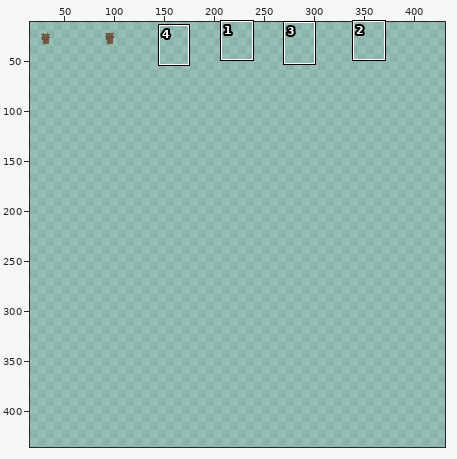
One commit to this pixel-art file: Sprites/Player/Equipment/steel_armor.aseprite. Above, an overview of the earlier version with the close-up marked.
Close-up. The starting point:
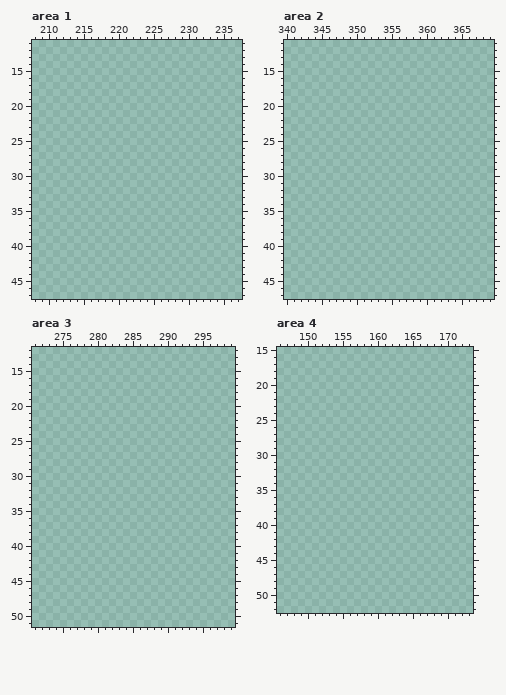
448x448 pixels, 1 frame. Shown: area 1: x 208..237, y 11..47; area 2: x 340..369, y 11..47; area 3: x 271..299, y 12..51; area 4: x 146..173, y 15..52. The wide view leaves out empty margins. The commit also changed other parts of the picture, which this record leaves out.
Palette (. is transparent): 
And afterwards:
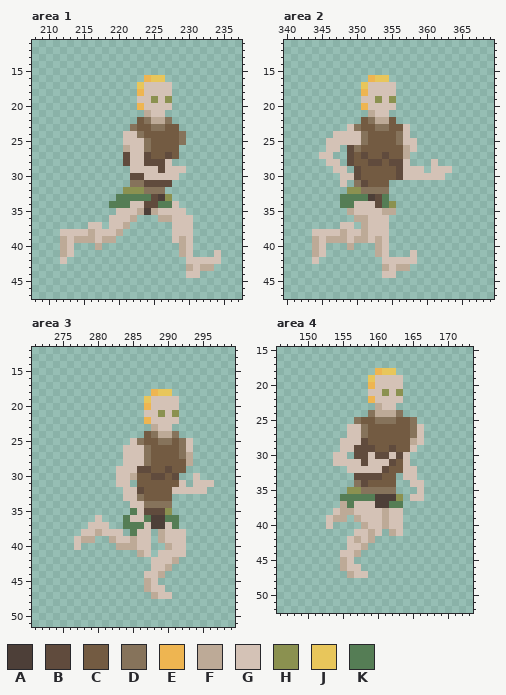
Colours new in this view: A #4d3f38  B #604b3d  C #735b42  D #86735b  E #eeb551  F #bdaa97  G #d4c2b6  H #8b9150  J #e8c65b  K #557d55
The edit:
layer "Layer" now shown
Changed rows in their new state; - is an unchanged pixel.
Area 1, layers "Layer 1", "Layer":
first column x 212:
16 ------------EJJ--------
17 -----------JGGGG-------
18 -----------EGGGG-------
19 -----------GGHGH-------
20 -----------EGGGG-------
21 ------------FGG--------
22 -----------CDFFD-------
23 ----------DCCDDCC------
24 ---------GGDCCCCCD-----
25 ---------GGGDCCCCD-----
26 ---------FGGDCCCC------
27 ---------BGGBCCBC------
28 ---------BGGBBBG-------
29 ----------GGGGBGGG-----
30 ----------BBGGGGG------
31 ----------DDBBBB-------
32 ---------HHHDDD--------
33 --------KKKKKBAH-------
34 -------KKKGGBBKKG------
35 --------GGGFAFGGGG-----
36 -------GGGF---FFGGG----
37 ----GG-GGF------GGG----
38 GGGGFGGGF-------GGG----
39 FGFFFGFF--------GFG----
40 FG---F-----------FG----
41 FG---------------FG---G
42 G-----------------GGGGG
43 ------------------FGFF-
44 ------------------GG---
Area 2, layers "Layer 1", "Layer":
first column x 344:
16 --------EJJ---------
17 -------JGGGG--------
18 -------EGGGG--------
19 -------GGHGH--------
20 -------EGGGG--------
21 --------FGG---------
22 -------CDFFC--------
23 -----GDCCDDCCG------
24 ---GGGGDCCCCDG------
25 --GGGGGDCCCCDGG-----
26 --GG-BDCCCCCCFG-----
27 -GG--BCBCCBCCF------
28 --GG-BCCBBCBBG---G--
29 ---GG-BCCCCCBGGG-GGG
30 ----GGBCCCCCBGGGGGG-
31 ----G-DBCCC---------
32 -----HHDDDD---------
33 ----KKKKABK---------
34 ----KKGGGBKH--------
35 -----FGGGGFF--------
36 ------FFGGG---------
37 ----GG-FGGG---------
38 GGGGFGGFGGG---------
39 FGFFFGFFGFG---------
40 FG---F---FG---------
41 FG-------FG---G-----
42 G---------GGGGG-----
43 ----------FGFF------
44 ----------GG--------
Area 3, layers "Layer 1", "Layer":
first column x 277:
18 -----------EJJ------
19 ----------JGGGG-----
20 ----------EGGGG-----
21 ----------GGHGH-----
22 ----------EGGGG-----
23 -----------FGG------
24 ----------CDFFD-----
25 --------GDCCDDCDG---
26 -------GGGDCCCCDG---
27 -------GGGDCCCCDF---
28 -------GGGDCCCCCF---
29 ------GGGBBCCBCC----
30 ------GGFCCBBCB--G--
31 ------GG-CCCCCCG-GGG
32 -------GGBCCCCGGGGG-
33 -------GGDCCCC------
34 --------GGDDDD------
35 --------KGBBBH------
36 ---G---KGGKAAKK-----
37 --GGG--KKKGAAGK-----
38 -GGFGGG-KGG-FGGG----
39 GFF--FGGFGG-FGGG----
40 G-----FFFGG--FGG----
41 ---------FG-GGGG----
42 -----------GGGF-----
43 -----------GGF------
44 ----------GGF-------
45 ----------FG--------
46 ----------FGG-------
47 -----------FGG------
Area 4, layers "Layer 1", "Layer":
first column x 153:
18 -------EJJ----
19 ------JGGGG---
20 ------EGGGG---
21 ------GGHGH---
22 ------EGGGG---
23 -------FGG----
24 ------DFFFD---
25 ----DCCDDDCCD-
26 ---GGDCCCCCCDG
27 ---GGDCCCCCCDG
28 --GGGBCCCCCCFG
29 --GGBBBCCBCCG-
30 -GG-BBGBBGBG--
31 -GGGGBGGGBCG--
32 ---GGGGGBCCGG-
33 ----BBBBCC-GG-
34 ----DBCCCC--GG
35 ---HHDDDDD---G
36 --KKKKKAAAH-GG
37 --FKGGGAAKK---
38 -GFFGGGGFGG---
39 GFF-FGGGFGG---
40 G----FGGFGG---
41 ----GGFG-FG---
42 ---GFGF-------
43 ---GGF--------
44 --GGF---------
45 --FG----------
46 --FGG---------
47 ---FGG--------
Boxes around the changes in both close-ups, in picture pixels (x1, y1, x2, y2):
added: (60, 75, 221, 278)
added: (312, 75, 452, 278)
added: (74, 389, 214, 599)
added: (326, 368, 424, 578)
